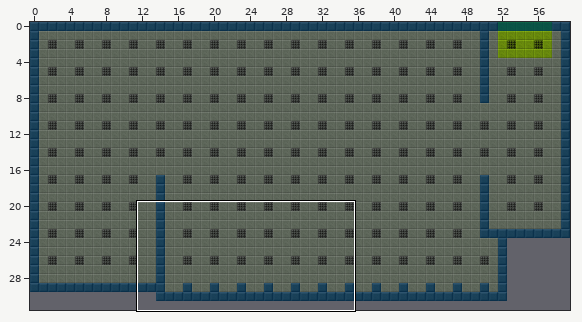
Tiled map (JSON), stored at docs/maps/campaign_01_room_001.json. The picture above shows the old version from afar; the outline marks the close-up.
Close-up. Before:
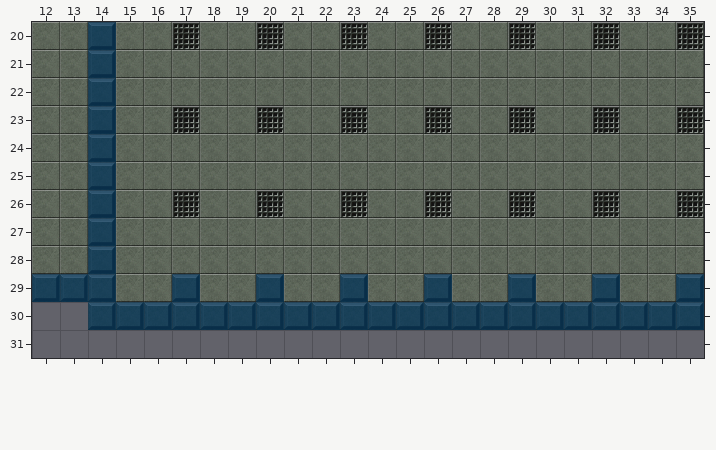
Cells are 32x32 px. Shown: x 12..35, y 20..31. The commit also changed other parts of the map, which this record leaves out.
The result:
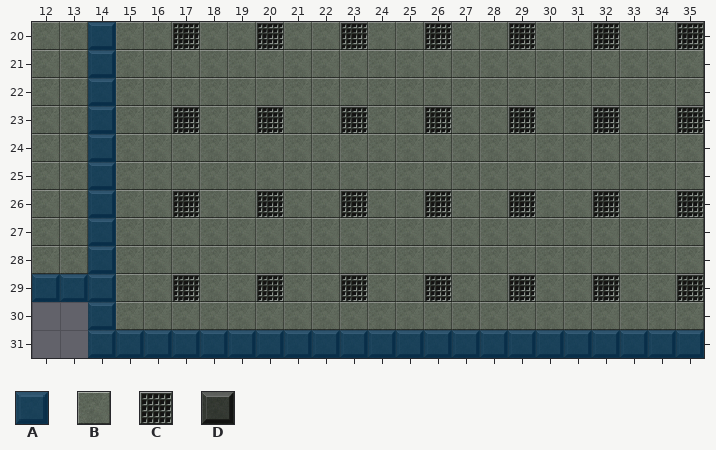
Key: from "collision_tiles": A 0; from "floor": B 0, C 6, D 19.
_ is an empty cell, . an unchanged one.
See-through tiles are keyed as they look on the map.
Edits made:
--- layer "terrain"
@@ x 14..35 @@
-29 ...D..D..D..D..D..D..D
-30 .DDDDDDDDDDDDDDDDDDDDD
-31 ______________________
+29 ...C..C..C..C..C..C..C
+30 .BBBBBBBBBBBBBBBBBBBBB
+31 DDDDDDDDDDDDDDDDDDDDDD
--- layer "collision"
@@ x 14..35 @@
-29 ...A..A..A..A..A..A..A
-30 .AAAAAAAAAAAAAAAAAAAAA
-31 ______________________
+29 ..._.._.._.._.._.._.._
+30 ._____________________
+31 AAAAAAAAAAAAAAAAAAAAAA
Where, in picture pixels (left, top, right, bottom), the same in both close-ups:
changed: (88, 274, 704, 358)
